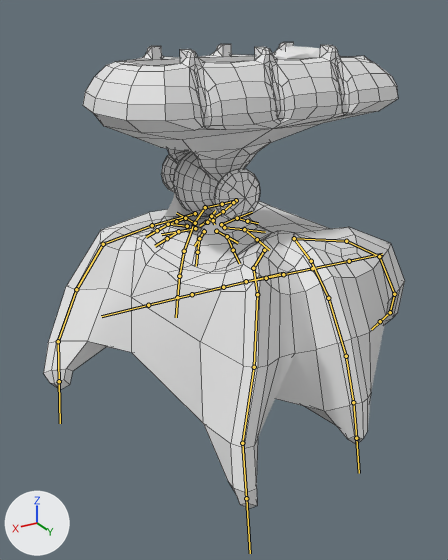
The FBX model Assets/Assets/Models/catapulteanimée.fbx: old version first, new version second.
Rendered twice from a 50 mm lens placed at (14.9, 22.3, 15.6), pointed at (1.8, 0.5, 4.6). Lighting does not change. The marker at lower left points along +X, +Y and +Z. Both versions are drawn at frame 31 of the action 'Armature|turnleft'; the numbers are the values there. The bones that bend it are drawn over the model as lines. Mesh edges are drawn as thin lines on the coarser meshes.

In view in the first picture: 'Corps', 'Cou', 'Langue', 'Tête'.
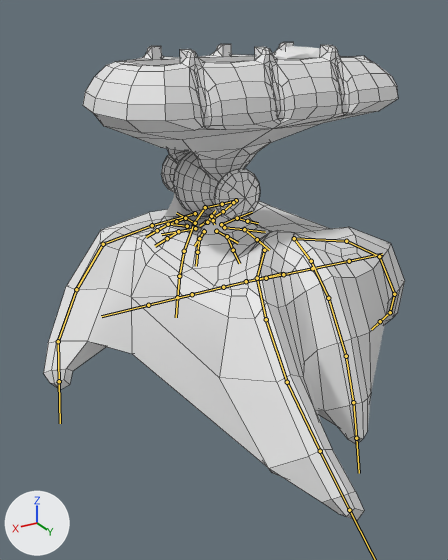
Changed parts and their boxes (x1, y1, x2, y2) in the pictures (448 x 560 px):
'Corps', posed
    before: (44, 201, 405, 508)
    after: (44, 201, 405, 520)
bone 'legdbbone', root to tip
    before: (264, 250) to (253, 268)
    after: (264, 250) to (257, 278)
bone 'legdbbone1', root to tip
    before: (253, 268) to (257, 294)
    after: (257, 278) to (266, 319)
bone 'legdbbone2', root to tip
    before: (257, 294) to (254, 367)
    after: (266, 319) to (287, 382)
bone 'legdbbone3', root to tip
    before: (254, 367) to (242, 443)
    after: (287, 382) to (320, 451)
bone 'legdbbone4', root to tip
    before: (242, 443) to (246, 498)
    after: (320, 451) to (349, 510)

The change in detail:
Bone 'legdbbone' (bone_legdbbone) turns from (1, -3, -20) to (12, -1, -16) degrees about its own x, y and z.
Bone 'legdbbone1' (bone_legdbbone1) turns from (3, -2, -9) to (6, -2, -8) degrees about its own x, y and z.
Bone 'legdbbone2' (bone_legdbbone2) turns from (3, 4, -19) to (-4, 3, 21) degrees about its own x, y and z.
Bone 'legdbbone3' (bone_legdbbone3) turns from (9, 1, 4) to (-1, 2, 10) degrees about its own x, y and z.
Bone 'legdbbone4' (bone_legdbbone4) turns from (10, -1, 2) to (0, 0, 0) degrees about its own x, y and z.
